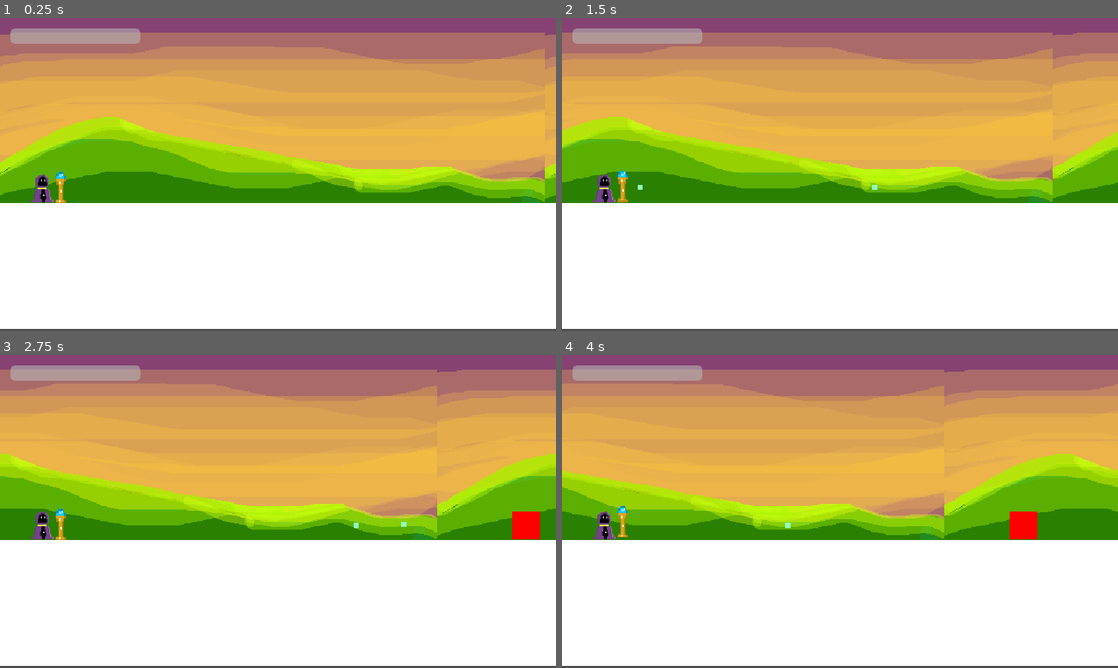
Above: before the commit, frames 1-4 (two rows, left to right).
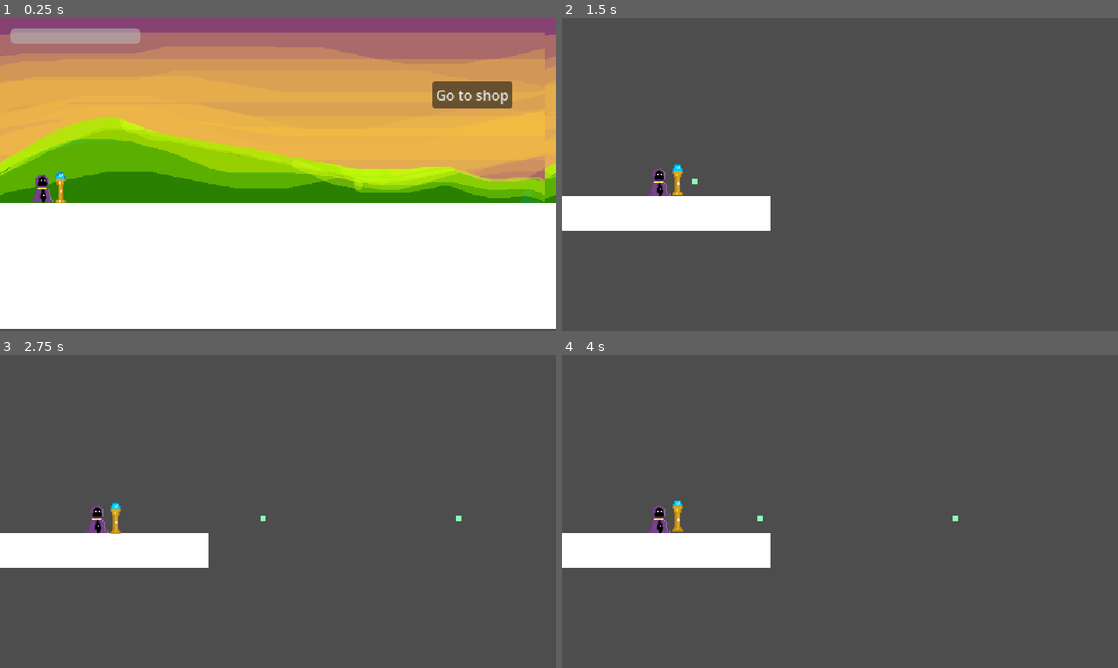
Above: after the commit, the same moments.

Repository: jonjud/layers-of-crystal
Game: Godot game, scene res://scenes/main.tscn
Two runs of this game, one before a commit and one after it. Both use one fixed random seed, a clock stepped at 60 frames per second and the inputs below.
Inputs (mouse positions are in pixels of both pictures, inside the frame that each line leads up to):
- Up to frame 1 (0.25 s): no input
- Up to frame 2 (1.5 s): click (1034, 96) at 0.5 s, where only the run after the commit has a clickable "Go to shop"; move the mouse to (962, 158) at 1.27 s; click (962, 158) at 1.42 s
- Up to frame 3 (2.75 s): move the mouse to (166, 527) at 2.02 s; click (166, 527) at 2.17 s
- Up to frame 4 (4 s): move the mouse to (895, 442) at 2.77 s; click (895, 442) at 2.92 s; move the mouse to (812, 574) at 3.52 s; click (812, 574) at 3.67 s

The runs differ from the first frame. In frame 1, 1.2% of the frame differs, in the area x 77-93%, y 20-29%; in frame 2, 96%, in the area x 0-100%, y 0-100%; in frame 3, 96%; in frame 4, 96%.

Commit message:
Zombie vary

Diff:
--- /dev/null
+++ b/resources/big_smoke.tres
@@ -0,0 +1,9 @@
+[gd_resource type="Resource" script_class="ZombieData" format=3 uid="uid://dqugshk0wqet1"]
+
+[ext_resource type="Script" uid="uid://mgu10cdpn70m" path="res://systems/zombie_data.gd" id="1_0r5ur"]
+
+[resource]
+script = ExtResource("1_0r5ur")
+zombie_type = 1
+color = Color(0.5762587, 0.46305305, 0.96133345, 1)
+metadata/_custom_type_script = "uid://mgu10cdpn70m"
--- /dev/null
+++ b/resources/boss.tres
@@ -0,0 +1,8 @@
+[gd_resource type="Resource" script_class="ZombieData" format=3 uid="uid://drwrxf4mx82fp"]
+
+[ext_resource type="Script" uid="uid://mgu10cdpn70m" path="res://systems/zombie_data.gd" id="1_hcy7r"]
+
+[resource]
+script = ExtResource("1_hcy7r")
+zombie_type = 4
+metadata/_custom_type_script = "uid://mgu10cdpn70m"
--- /dev/null
+++ b/resources/piggybank.tres
@@ -0,0 +1,9 @@
+[gd_resource type="Resource" script_class="ZombieData" format=3 uid="uid://bb1tsophr1qoa"]
+
+[ext_resource type="Script" uid="uid://mgu10cdpn70m" path="res://systems/zombie_data.gd" id="1_mao1o"]
+
+[resource]
+script = ExtResource("1_mao1o")
+zombie_type = 3
+color = Color(1, 0.84313726, 0, 1)
+metadata/_custom_type_script = "uid://mgu10cdpn70m"
--- /dev/null
+++ b/resources/xlr8.tres
@@ -0,0 +1,9 @@
+[gd_resource type="Resource" script_class="ZombieData" format=3 uid="uid://beb7ukiy4hkgi"]
+
+[ext_resource type="Script" uid="uid://mgu10cdpn70m" path="res://systems/zombie_data.gd" id="1_gkbd7"]
+
+[resource]
+script = ExtResource("1_gkbd7")
+zombie_type = 2
+color = Color(0.5647059, 0.93333334, 0.5686275, 1)
+metadata/_custom_type_script = "uid://mgu10cdpn70m"
--- /dev/null
+++ b/resources/zwambeh.tres
@@ -0,0 +1,7 @@
+[gd_resource type="Resource" script_class="ZombieData" format=3 uid="uid://by8rgshdskyi"]
+
+[ext_resource type="Script" uid="uid://mgu10cdpn70m" path="res://systems/zombie_data.gd" id="1_78quc"]
+
+[resource]
+script = ExtResource("1_78quc")
+metadata/_custom_type_script = "uid://mgu10cdpn70m"
--- a/scenes/enemies/zombie.tscn
+++ b/scenes/enemies/zombie.tscn
@@ -2,6 +2,7 @@
 
 [ext_resource type="Script" uid="uid://cscqb6tdxr7t5" path="res://scripts/enemy/zombie.gd" id="1_1vlb3"]
 [ext_resource type="PackedScene" uid="uid://b0d8akvk5xly" path="res://scenes/player/coins.tscn" id="2_gl10n"]
+[ext_resource type="Resource" uid="uid://by8rgshdskyi" path="res://resources/zwambeh.tres" id="3_rdvt3"]
 
 [sub_resource type="RectangleShape2D" id="RectangleShape2D_htemk"]
 size = Vector2(32, 32)
@@ -14,6 +15,7 @@
 collision_mask = 7
 script = ExtResource("1_1vlb3")
 coin_scene = ExtResource("2_gl10n")
+zb_type = ExtResource("3_rdvt3")
 
 [node name="CollisionShape2D" type="CollisionShape2D" parent="." unique_id=1958518629]
 shape = SubResource("RectangleShape2D_htemk")
--- a/scenes/main.tscn
+++ b/scenes/main.tscn
@@ -56,3 +56,12 @@
 [node name="Timer" type="Timer" parent="." unique_id=1466691320]
 wait_time = 2.0
 autostart = true
+
+[node name="GoShopButton" type="Button" parent="." unique_id=507045891]
+offset_left = 498.0
+offset_top = 73.0
+offset_right = 590.0
+offset_bottom = 104.0
+text = "Go to shop"
+
+[connection signal="button_down" from="GoShopButton" to="." method="_on_go_shop_button_button_down"]
--- a/scenes/shop.tscn
+++ b/scenes/shop.tscn
@@ -1,11 +1,13 @@
 [gd_scene format=3 uid="uid://bevb0ko2knpnc"]
 
 [ext_resource type="PackedScene" uid="uid://8flnt04lmmlf" path="res://scenes/player/player.tscn" id="1_lx5au"]
+[ext_resource type="Script" uid="uid://cimu7akjb62m" path="res://scripts/shop.gd" id="1_xfvoa"]
 
 [sub_resource type="RectangleShape2D" id="RectangleShape2D_htemk"]
 size = Vector2(240, 40)
 
 [node name="shop" type="Node2D" unique_id=692468741]
+script = ExtResource("1_xfvoa")
 
 [node name="StaticBody2D" type="StaticBody2D" parent="." unique_id=1865360762]
 position = Vector2(120, 225)
--- a/scripts/enemy/zombie.gd
+++ b/scripts/enemy/zombie.gd
@@ -2,7 +2,7 @@
 class_name Zombie
 
 var speed : float = 60.0
-var wiz : Node2D
+var wiz : Node2D #player
 
 var hp : float
 var max_hp : float = 600.0
@@ -11,10 +11,14 @@
 var damage_amount : float = 60.0
 @export var coin_scene : PackedScene
 
+@export var zb_type : ZombieData
+
 func _ready() -> void:
-	hp = max_hp
+	zb_type = zb_type.duplicate(true)
+	hp = zb_type.max_health
 	add_to_group("zombie")
 	wiz = get_tree().get_first_node_in_group("player")
+	zb_type.random_type_of_resistance_and_assign_values()
 	$HurtBox.body_entered.connect(_on_body_entered)
 
 func _physics_process(delta: float) -> void:
@@ -27,10 +31,11 @@
 
 	move_and_slide()
 
-func damage(amount: float) -> void:
+func damage(amount: float , type : String) -> void:
 	if amount < 0:
 		return
-	hp = max(hp-amount,0)
+	var final_damage : float = zb_type.calculate_recieved_damage(amount ,type)
+	hp = max(hp- final_damage,0)
 	print("hp : ",hp," / ", max_hp)
 	if hp  <= 0:
 		die()
--- a/scripts/main.gd
+++ b/scripts/main.gd
@@ -14,3 +14,7 @@
 	var zwambeh : Zombie = zombie_scene.instantiate()
 	zwambeh.global_position = spawn_point
 	get_tree().current_scene.add_child(zwambeh)
+
+
+func _on_go_shop_button_button_down() -> void:
+	get_tree().change_scene_to_file("res://scenes/shop.tscn")
--- a/scripts/player/bullet.gd
+++ b/scripts/player/bullet.gd
@@ -22,5 +22,5 @@
 	if body.is_in_group("zombie"):
 		if body.has_method("damage"):
 			for i in GameManager.true_damages:
-				body.damage(GameManager.true_damages[i])
+				body.damage(GameManager.true_damages[i],i)
 			queue_free()
--- /dev/null
+++ b/scripts/shop.gd
@@ -0,0 +1,6 @@
+extends Node2D
+
+
+func _ready() -> void:
+	print("Scene Shop Parameters")
+	print(GameManager.true_damages)
--- a/systems/game_manager.gd
+++ b/systems/game_manager.gd
@@ -60,6 +60,7 @@
 func _on_zombie_died() -> void:
 	to_keep["kill count"] += 1
 
+
 func _on_money_added(amount : int) -> void:
 	to_keep["money"] = amount
 
--- a/systems/signal_bus.gd
+++ b/systems/signal_bus.gd
@@ -6,3 +6,4 @@
 signal player_died
 
 signal money_added(amount : int)
+signal level_passed
--- /dev/null
+++ b/systems/spawn_manager.gd
@@ -0,0 +1,18 @@
+extends Node
+
+@export var max_spawn : int = 10
+
+var spawned_count : int = 0
+var alive_count : int = 0
+
+func _ready() -> void:
+	SignalBus.zombie_died.connect(_on_zombie_died)
+
+func spawn_zwambeh() -> void:
+	spawned_count += 1
+	alive_count += 1
+	if spawned_count >= max_spawn:
+
+
+func _on_zombie_died() -> void:
+	alive_count -= 1
--- a/systems/zombie_data.gd
+++ b/systems/zombie_data.gd
@@ -1,9 +1,54 @@
-extends RefCounted
+extends Resource
+class_name ZombieData
 
+
+enum ZombieTypes { #Type of ZWAMBEH (haha it's weird)
+	NORMAL, #AVERAGE HEALTH
+	TANK, #HIGH HEALTH ,
+	RUNNER, #SUPAFAST
+	PIGGYBANK,
+	BOSS #SPECIAL GRADE CURSE
+}
+
+@export_group("Identity")
 @export var display_name : String = "ZWAMBEH"
+@export var zombie_type : ZombieTypes = ZombieTypes.NORMAL
+
+@export_group("Stats")
 @export var max_health : float = 500.0
 @export var speed : float = 30.0
 @export var damage : float = 30.0
+@export var money : int = 30
+
+@export_group("Appearance")
 @export var color : Color = Color.CRIMSON
 @export var size : float = 32.0
-@export var money : int = 30.0
+
+@export_group("Damage Resistance")
+# Key = Damage Type
+# Value = Damage Reduction (0.0 - 1.0)
+@export var resistances : Dictionary = {
+	"physical": 0.0,
+	"fire": 0.0,
+	"wind damage" : 0.0,
+	"water damage" : 0.0,
+	"earth damage" : 0.0,
+	"light damage" : 0.0,
+	"darkness damage" : 0.0,
+}
+
+func random_type_of_resistance_and_assign_values() -> void:
+	if zombie_type != ZombieTypes.NORMAL:
+		return
+	#duplicate and erase to prevent the same key
+	var avail_keys = resistances.keys()
+	for i in range(3):
+		var rand_key : String = avail_keys.pick_random()
+		resistances[rand_key] = randf_range(0.1,0.8)
+		avail_keys.erase(rand_key)
+	for i in resistances:
+		print(i,resistances[i])
+
+func calculate_recieved_damage(amount : float, type : String) -> float:
+	var reduction : float = resistances.get(type,0.0) #หาไม่เจอให้ใส่ 0.0
+	return amount * (1.0 - reduction)
Not shown, added: scripts/shop.gd.uid
Not shown, added: systems/spawn_manager.gd.uid
